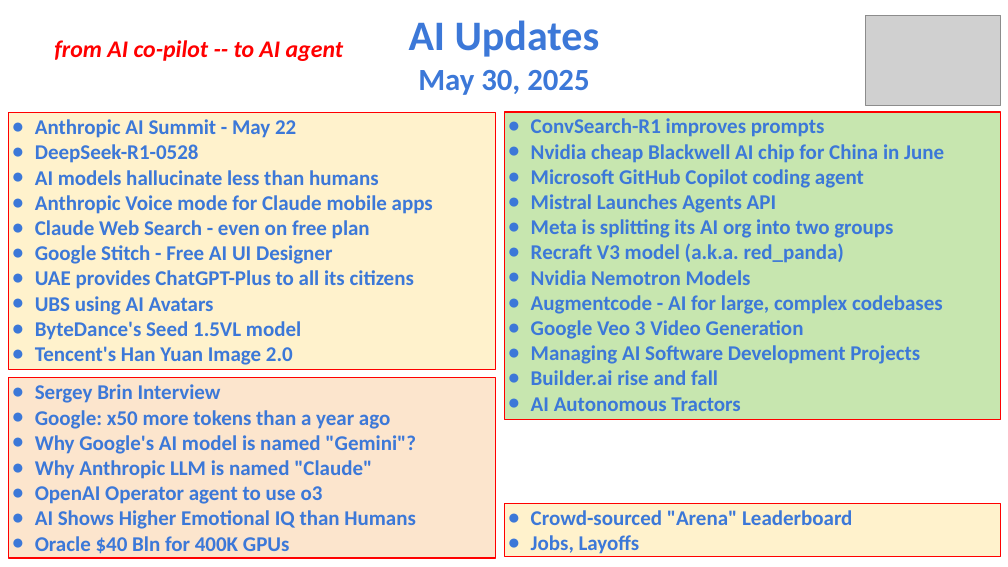
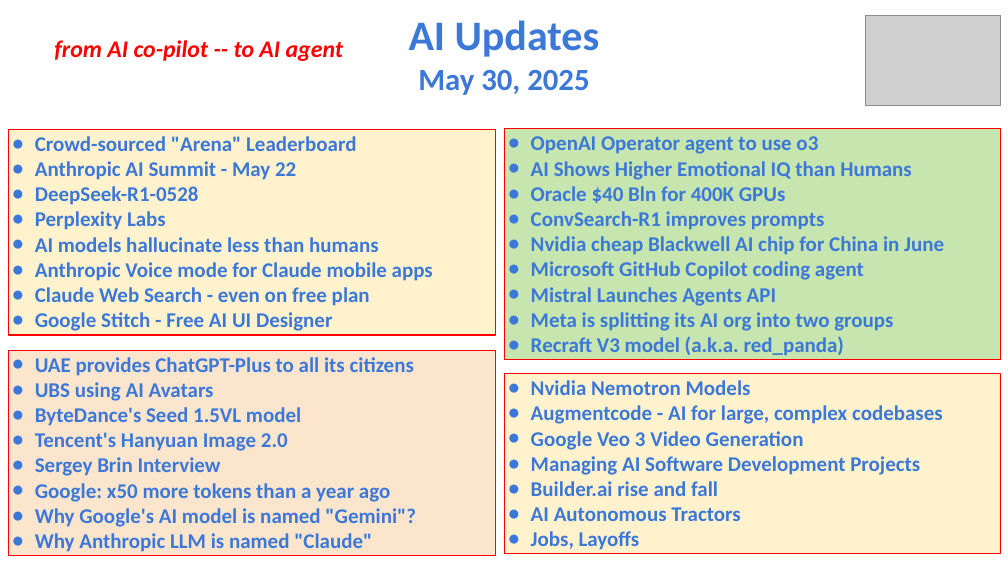
Before and after one commit to lselector/seminar, a slide deck: slide 1 of 2025/2025-05-30-AI-Updates.pptx. Drawn at 1008x567 pixels with LibreOffice and Linux fonts; fonts in the diff are those of the drawing; grey boxes stand for pictures. Boxes give left, top, right and bottom in pixels: in the first picture for what was removed or moved away, otherwise in the second. Text is boxed around its words. In the diff, an @@ line names an element or a change of style, - is before the commit and + after.

Commit message:
update

```diff
--- a/2025/2025-05-30-AI-Updates.pptx
+++ b/2025/2025-05-30-AI-Updates.pptx
@@ rectangle "Crowd-sourced "Arena" Leaderboard" resized from (x1=9, y1=113, x2=496, y2=370) to (x1=9, y1=129, x2=496, y2=335) @@
@@ text in rectangle at (x1=35, y1=136, x2=356, y2=151): paragraph added @@
+● Crowd-sourced "Arena" Leaderboard
@@ rectangle "OpenAI Operator agent to use ..." resized from (x1=505, y1=112, x2=1001, y2=419) to (x1=505, y1=129, x2=1001, y2=360) @@
@@ text in rectangle at (x1=531, y1=136, x2=912, y2=203): paragraphs added @@
+● OpenAI Operator agent to use o3
+● AI Shows Higher Emotional IQ than Humans
+● Oracle $40 Bln for 400K GPUs
@@ text in rectangle at (x1=35, y1=211, x2=166, y2=230): paragraph added @@
+● Perplexity Labs
@@ text in rectangle at (x1=35, y1=270, x2=414, y2=365): paragraphs removed @@
-● UAE provides ChatGPT-Plus to all its citizens
-● UBS using AI Avatars
-● ByteDance's Seed 1.5VL model
-● Tencent's Han Yuan Image 2.0
@@ text in rectangle at (x1=531, y1=270, x2=943, y2=411): paragraphs removed @@
-● Nvidia Nemotron Models
-● Augmentcode - AI for large, complex codebases
-● Google Veo 3 Video Generation
-● Managing AI Software Development Projects
-● Builder.ai rise and fall
-● AI Autonomous Tractors
@@ rectangle "UAE provides ChatGPT-Plus to all ..." resized from (x1=9, y1=378, x2=496, y2=558) to (x1=9, y1=350, x2=496, y2=555) @@
@@ text in rectangle at (x1=35, y1=357, x2=414, y2=451): paragraphs added @@
+● UAE provides ChatGPT-Plus to all its citizens
+● UBS using AI Avatars
+● ByteDance's Seed 1.5VL model
+● Tencent's Hanyuan Image 2.0
@@ rectangle "Nvidia Nemotron Models" resized from (x1=505, y1=503, x2=1001, y2=556) to (x1=505, y1=374, x2=1001, y2=554) @@
@@ text in rectangle at (x1=531, y1=380, x2=943, y2=521): text changed @@
-● Crowd-sourced "Arena" Leaderboard
+● Nvidia Nemotron Models
+● Augmentcode - AI for large, complex codebases
+● Google Veo 3 Video Generation
+● Managing AI Software Development Projects
+● Builder.ai rise and fall
+● AI Autonomous Tractors
@@ text in rectangle at (x1=35, y1=486, x2=416, y2=554): paragraphs removed @@
-● OpenAI Operator agent to use o3
-● AI Shows Higher Emotional IQ than Humans
-● Oracle $40 Bln for 400K GPUs
```
Also in this commit, not shown: 14 other slides changed, 1 slide added.
